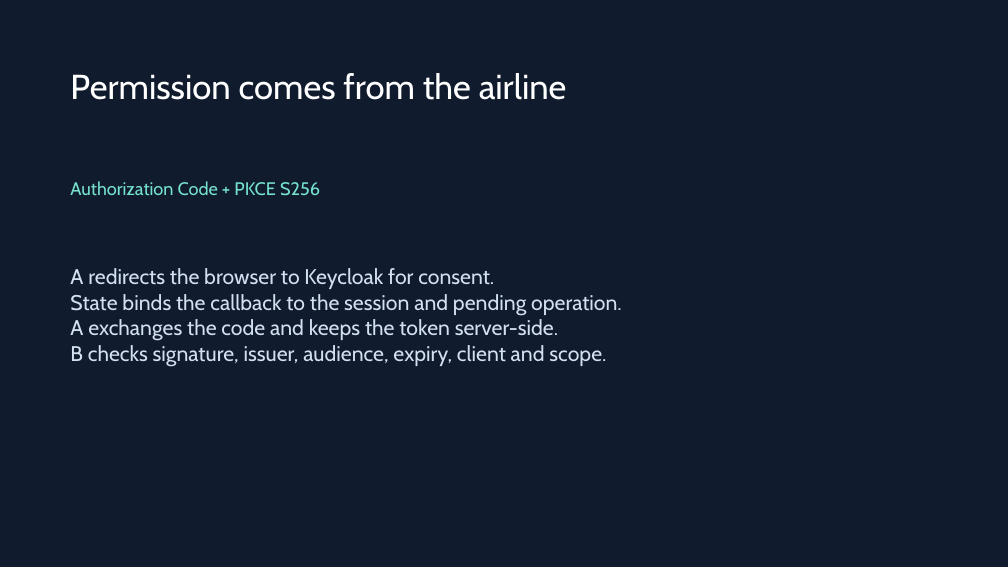
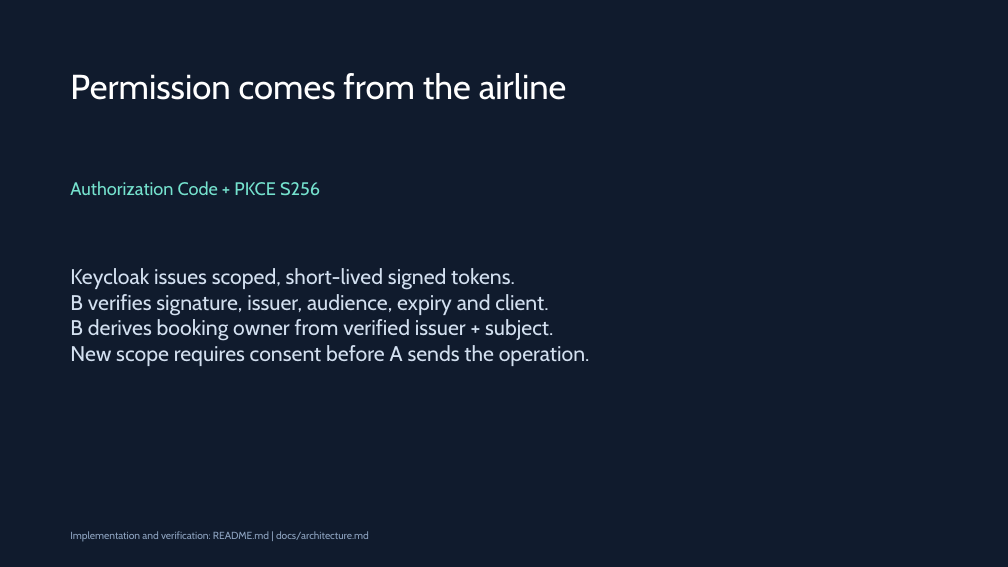
Before and after one commit to nishalpk/ai.at.core, a slide deck: slide 4 of docs/approach.pptx. Drawn at 1008x567 pixels with LibreOffice and Linux fonts; fonts in the diff are those of the drawing. Boxes give left, top, right and bottom in pixels: in the first picture for what was removed or moved away, otherwise in the second. Text is boxed around its words. In the diff, an @@ line names an element or a change of style, - is before the commit and + after.

```diff
--- a/docs/approach.pptx
+++ b/docs/approach.pptx
@@ text at bbox=[70, 268, 590, 366]: text changed @@
-A redirects the browser to Keycloak for consent.
-State binds the callback to the session and pending operation.
-A exchanges the code and keeps the token server-side.
-B checks signature, issuer, audience, expiry, client and scope.
+Keycloak issues scoped, short-lived signed tokens.
+B verifies signature, issuer, audience, expiry and client.
+B derives booking owner from verified issuer + subject.
+New scope requires consent before A sends the operation.
@@ text added at bbox=[70, 531, 369, 542], 9.8 pt, text #8DA3C0 @@
+Implementation and verification: README.md | docs/architecture.md
```
Also in this commit, not shown: 4 other slides changed, 3 slides added, 3 slides removed, 38 other files.
